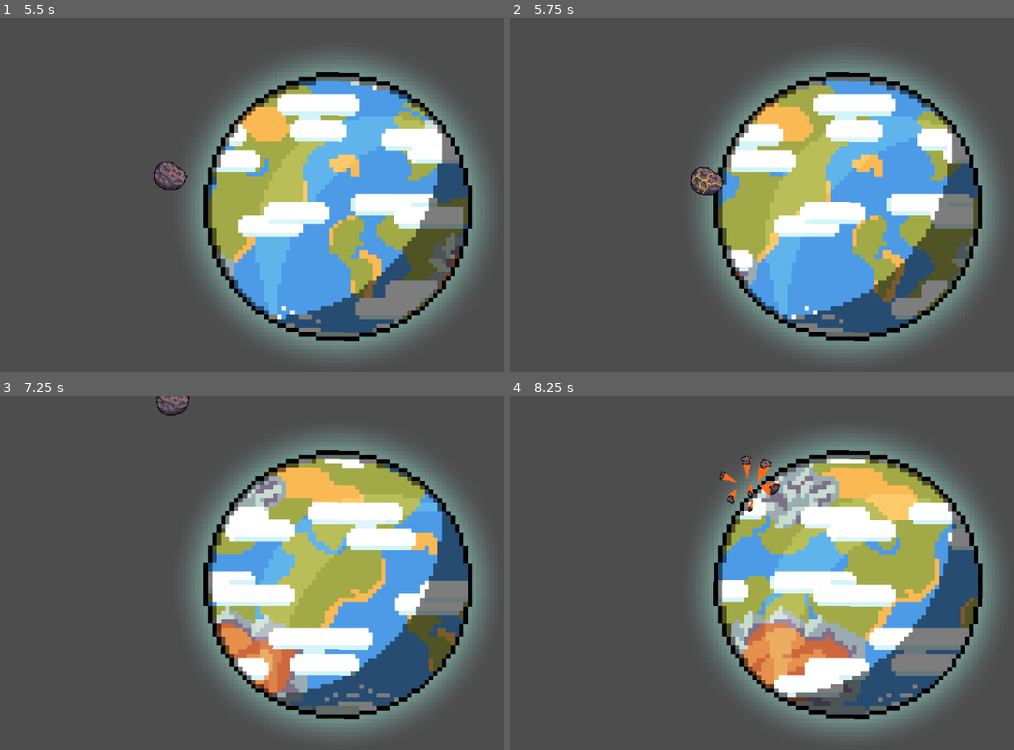
Above: before the commit, frames 1-4 (two rows, left to right).
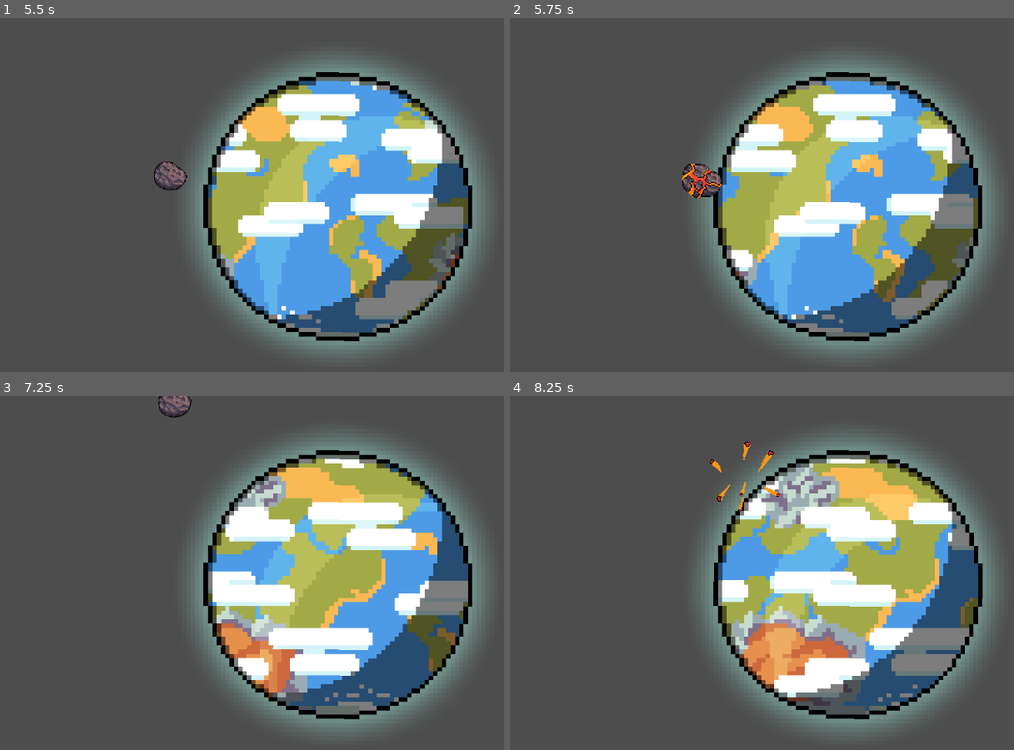
Above: after the commit, the same moments.

Repository: zax71/Asteroid-Deportation-Service
Game: Godot game, scene res://scenes/game.tscn
Two runs of this game, one before a commit and one after it. Both use one fixed random seed, a clock stepped at 60 frames per second and the inputs below.
Inputs:
- Up to frame 1 (5.5 s): no input
- Up to frame 2 (5.75 s): no input
- Up to frame 3 (7.25 s): no input
- Up to frame 4 (8.25 s): no input

Frame 1 is identical in both runs. In frame 2, 0.5% of the frame differs, in the area x 34-43%, y 41-51%; in frame 3, 0.2%; in frame 4, 0.6%, in the area x 39-54%, y 12-33%.

Commit message:
Actually remove the asteroids. And have an invisiable health that does nothing

Diff:
--- a/scenes/asteroid.tscn
+++ b/scenes/asteroid.tscn
@@ -5,7 +5,7 @@
 [ext_resource type="Texture2D" uid="uid://dadiw3ytcls5c" path="res://assets/Asteroids/PNGs/Asteroid 01 - Explode.png" id="3_anct0"]
 
 [sub_resource type="CircleShape2D" id="CircleShape2D_o1afn"]
-radius = 14.0
+radius = 21.0
 
 [sub_resource type="AtlasTexture" id="AtlasTexture_3w56t"]
 atlas = ExtResource("1_4d6vw")
--- a/scenes/game.tscn
+++ b/scenes/game.tscn
@@ -1,6 +1,7 @@
-[gd_scene load_steps=6 format=3 uid="uid://ctob8lvwtr2tn"]
+[gd_scene load_steps=7 format=3 uid="uid://ctob8lvwtr2tn"]
 
 [ext_resource type="PackedScene" uid="uid://ch4vklgyokma4" path="res://scenes/earth.tscn" id="1_bjxqn"]
+[ext_resource type="Script" path="res://scripts/game_manager.gd" id="1_isow1"]
 [ext_resource type="PackedScene" uid="uid://d3qxroghfi6rr" path="res://scenes/asteroid.tscn" id="2_pupb0"]
 
 [sub_resource type="Animation" id="Animation_x4m6m"]
@@ -44,6 +45,9 @@
 
 [node name="Game" type="Node2D"]
 
+[node name="GameManager" type="Node" parent="."]
+script = ExtResource("1_isow1")
+
 [node name="Earth" parent="." instance=ExtResource("1_bjxqn")]
 position = Vector2(6, 2)
 rotation = 6.28319
@@ -57,4 +61,4 @@
 zoom = Vector2(1.5, 1.5)
 
 [node name="Asteroid" parent="." instance=ExtResource("2_pupb0")]
-position = Vector2(-416, -314)
+position = Vector2(-477, -363)
--- a/scripts/asteroid.gd
+++ b/scripts/asteroid.gd
@@ -3,6 +3,10 @@
 @onready var sprite = $AnimatedSprite2D
 @onready var camera = $"../Camera2D"
 @onready var earth = $earth_colision
+@onready var game_manager = $"../GameManager"
+
+
+
 var rng = RandomNumberGenerator.new()
 func _ready():
 	rng.randomize()
@@ -14,13 +18,16 @@
 		sprite.play("Explode")
 		await sprite.animation_finished
 
+		# Remove earth health
+		game_manager.remove_health(1)
+
 		# Duplicate and put in random position
 		var new_asteroid = self.duplicate()
 		get_parent().add_child(new_asteroid)
 		new_asteroid.set_position(random_pos())
 
 		# Delete this copy
-		# self.queue_free()
+		self.queue_free()
 
 
 func random_pos() -> Vector2:
--- /dev/null
+++ b/scripts/game_manager.gd
@@ -0,0 +1,10 @@
+extends Node
+
+var earth_health = 100
+var difficulty = 0
+
+func remove_health(remove_amount: int):
+	earth_health = earth_health - remove_amount
+
+func increment_difficulty():
+	difficulty = difficulty + 1
